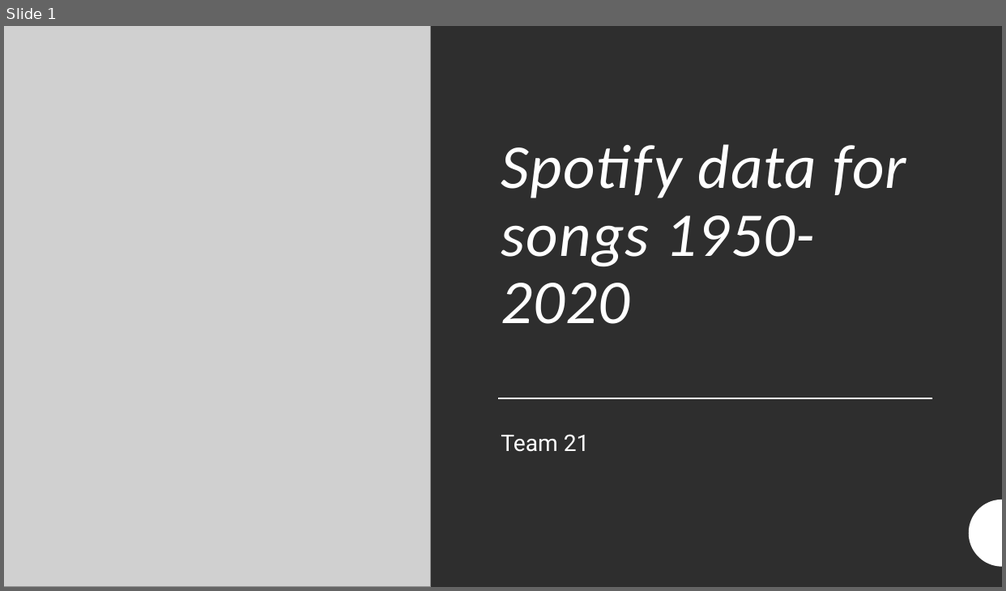
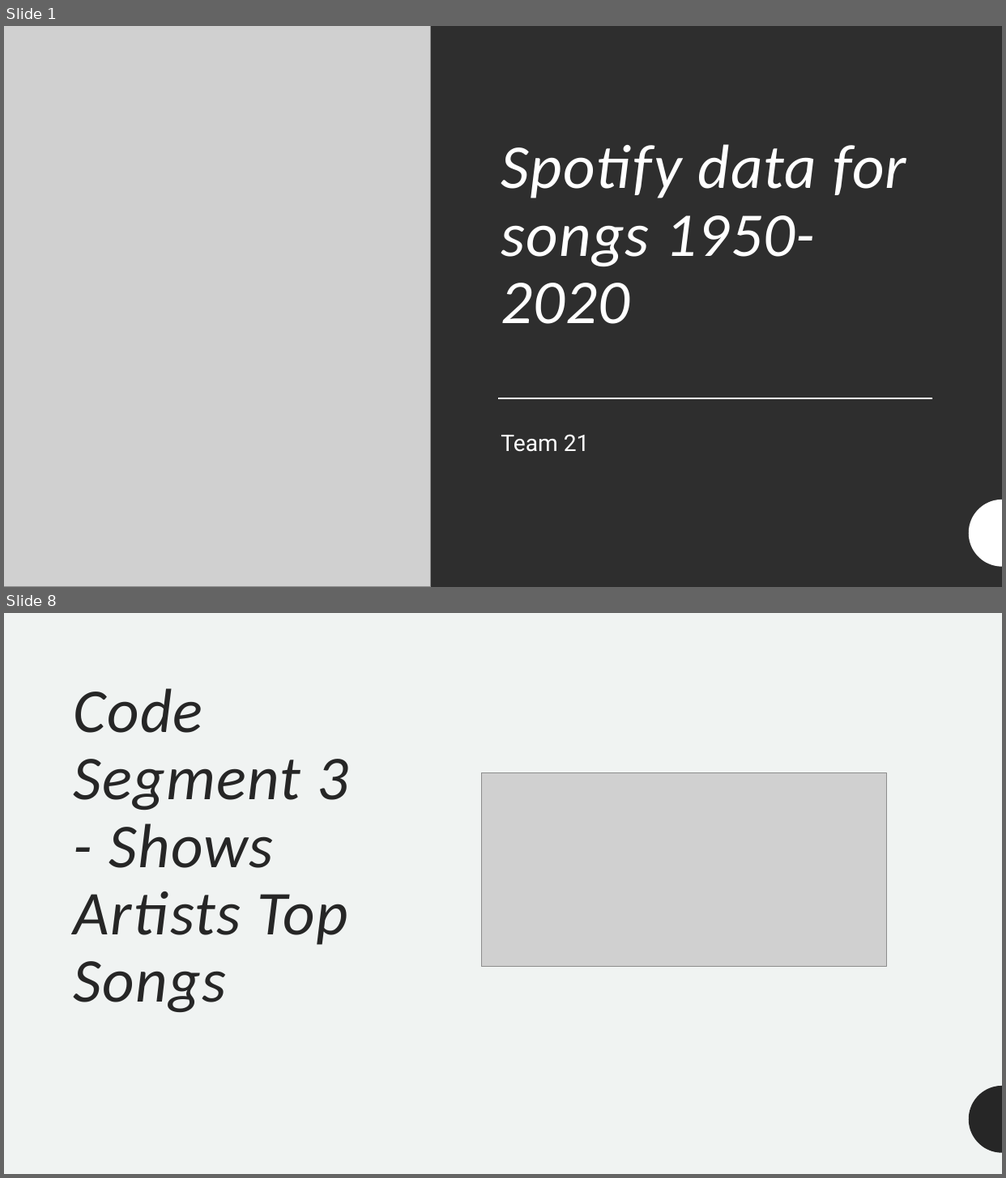
Before and after one commit to Dylstar7890/2022-4216COMP-TEAM21, a slide deck: Spotify data for songs 1950-2020.pptx. Shown one above the other, each under a label of ours: slide 1 before the commit, slides 1 and 8 after it; the slides between them are not shown. The pictures are 1006x591 and 1006x1178 pixels, drawn with LibreOffice and Linux fonts; fonts in the diff are those of the drawing; grey boxes stand for pictures. Boxes give left, top, right and bottom in pixels: in the first picture for what was removed or moved away, otherwise in the second. Text is boxed around its words. In the diff, an @@ line names an element or a change of style, - is before the commit and + after.

```diff
--- a/Spotify data for songs 1950-2020.pptx
+++ b/Spotify data for songs 1950-2020.pptx
@@ slide 8 added at (4, 613, 1002, 1174), background #F0F3F2 @@
@@ title added at (74, 688, 348, 1012), 60 pt, text #262626, italic @@
+Code Segment 3
+- Shows Artists Top Songs
@@ picture added at (482, 773, 887, 966) @@
@@ freeform shape added at (969, 1086, 1002, 1153), fill #262626 @@
```
Also in this commit, not shown: 2 slides changed, 11 other slides added.
